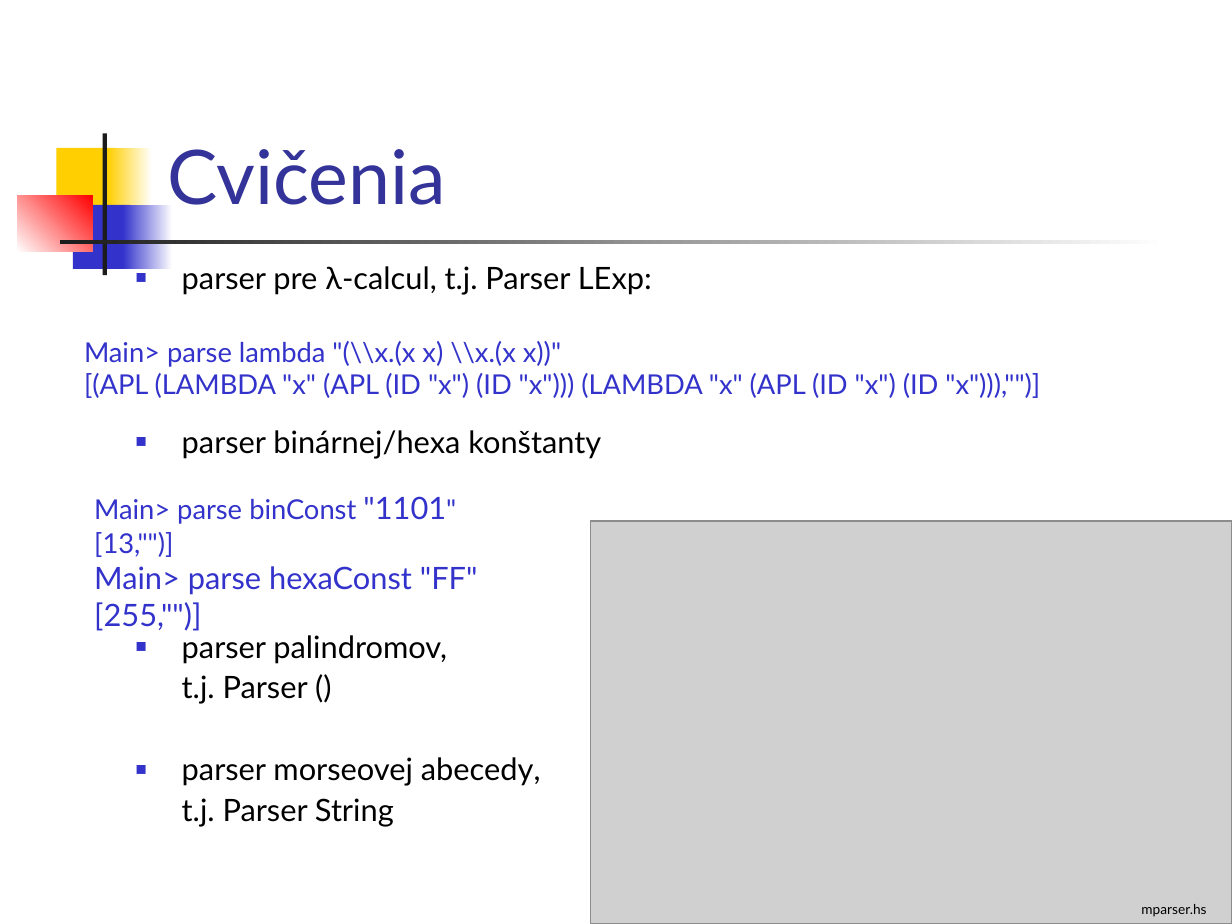
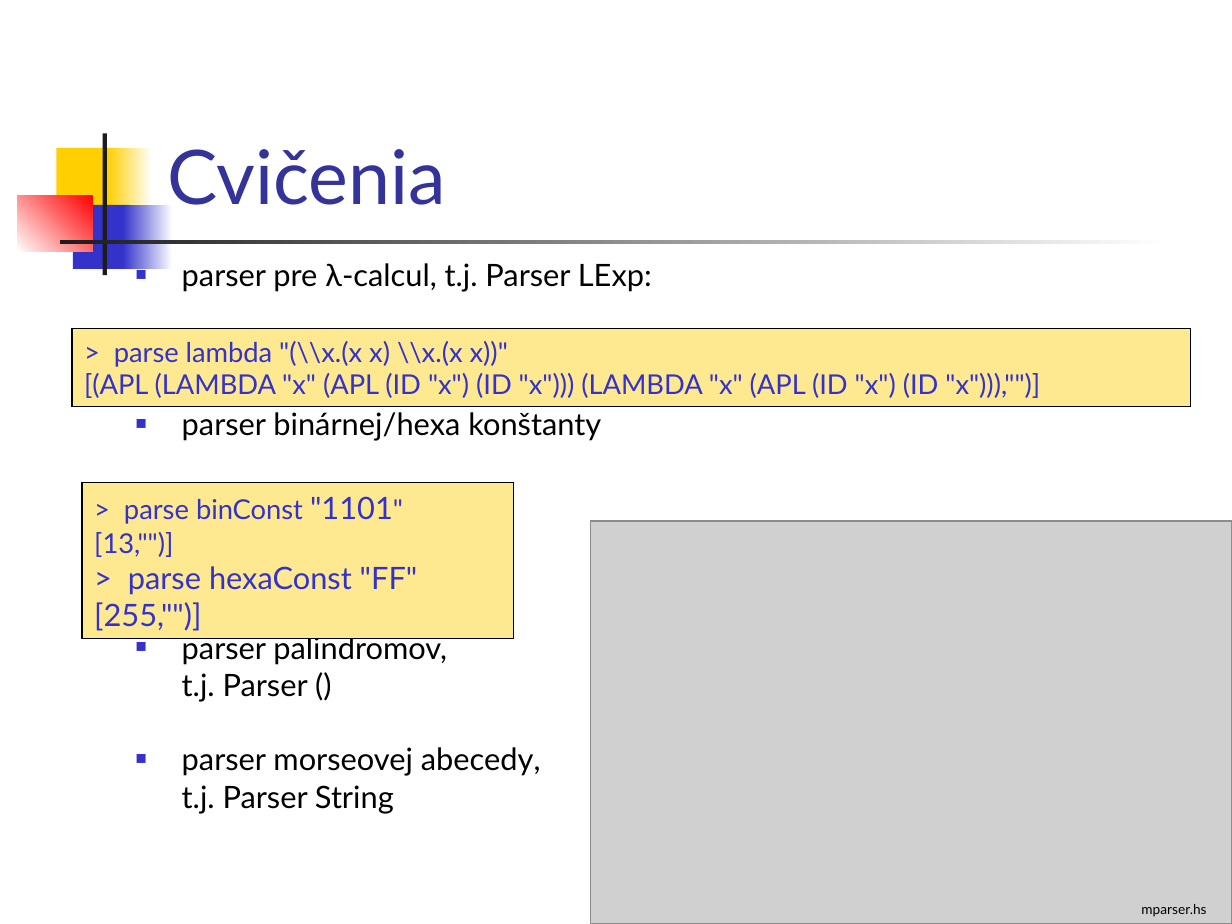
Before and after one commit to Funkcionalne/Prednasky, a slide deck: slide 19 of 10/10_fpro.ppt (slide 18 before the commit). Drawn at 1232x924 pixels with LibreOffice and Linux fonts; fonts in the diff are those of the drawing; grey boxes stand for pictures. Boxes give left, top, right and bottom in pixels: in the first picture for what was removed or moved away, otherwise in the second. Text is boxed around its words. In the diff, an @@ line names an element or a change of style, - is before the commit and + after.

```diff
--- a/10/10_fpro.ppt
+++ b/10/10_fpro.ppt
@@ text "parser pre λ-calcul, t.j. Parser ..." at box(182, 263, 652, 814): line spacing 0.9 to 0.8 @@
@@ rectangle "> parse lambda "(\\x.(x x) ...": place and size @@
-rectangle "> parse lambda "(\\x.(x x) ..." at box(84, 341, 1040, 398)
+rectangle "> parse lambda "(\\x.(x x) ..." at box(71, 329, 1190, 408)
@@ rectangle "> parse lambda "(\\x.(x x) ..." at box(71, 329, 1190, 408): fill none to #FFE990; outline none to #000000 0.74 pt @@
@@ text in rectangle at box(114, 341, 508, 367): text changed @@
-Main> parse lambda "(\\x.(x x) \\x.(x x))"
+> parse lambda "(\\x.(x x) \\x.(x x))"
@@ rectangle "> parse binConst "1101"" at box(83, 483, 514, 639): fill none to #FFE990; outline none to #000000 0.74 pt @@
@@ rectangle "> parse binConst "1101"": place and size @@
-rectangle "> parse binConst "1101"" at box(94, 496, 478, 631)
+rectangle "> parse binConst "1101"" at box(83, 483, 514, 639)
@@ text in rectangle at box(124, 496, 393, 524): text changed @@
-Main> parse binConst "1101"
+> parse binConst "1101"
@@ text in rectangle at box(128, 566, 418, 595): text changed @@
-Main> parse hexaConst "FF"
+> parse hexaConst "FF"
```
Also in this commit, not shown: 22 other slides changed, 2 slides added, 2 other files.
